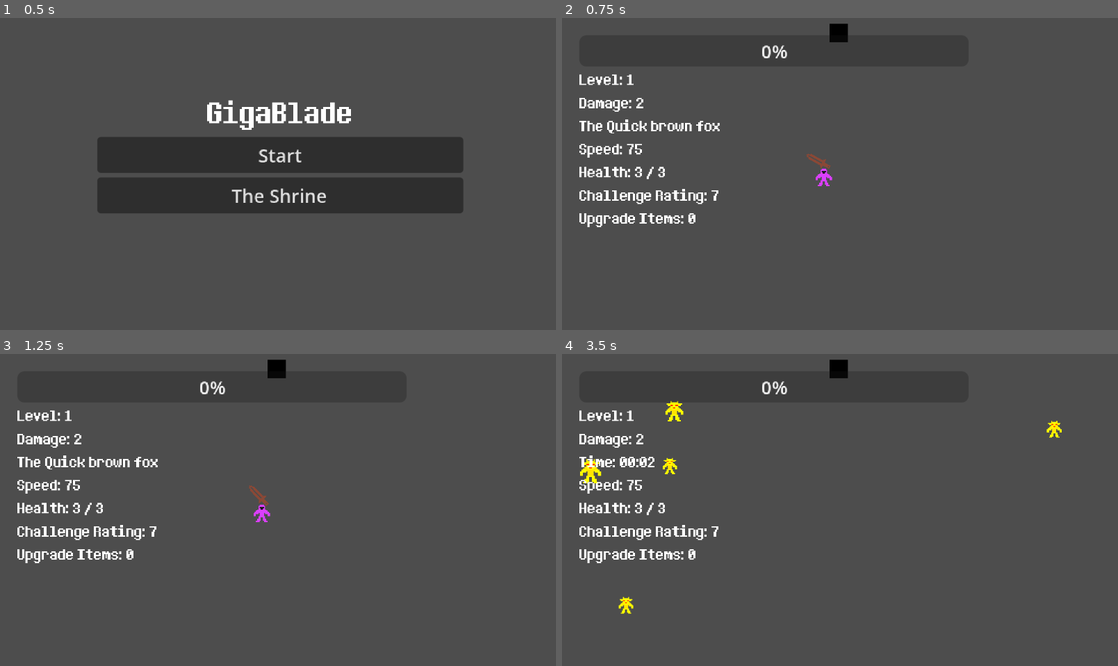
Above: before the commit, frames 1-4 (two rows, left to right).
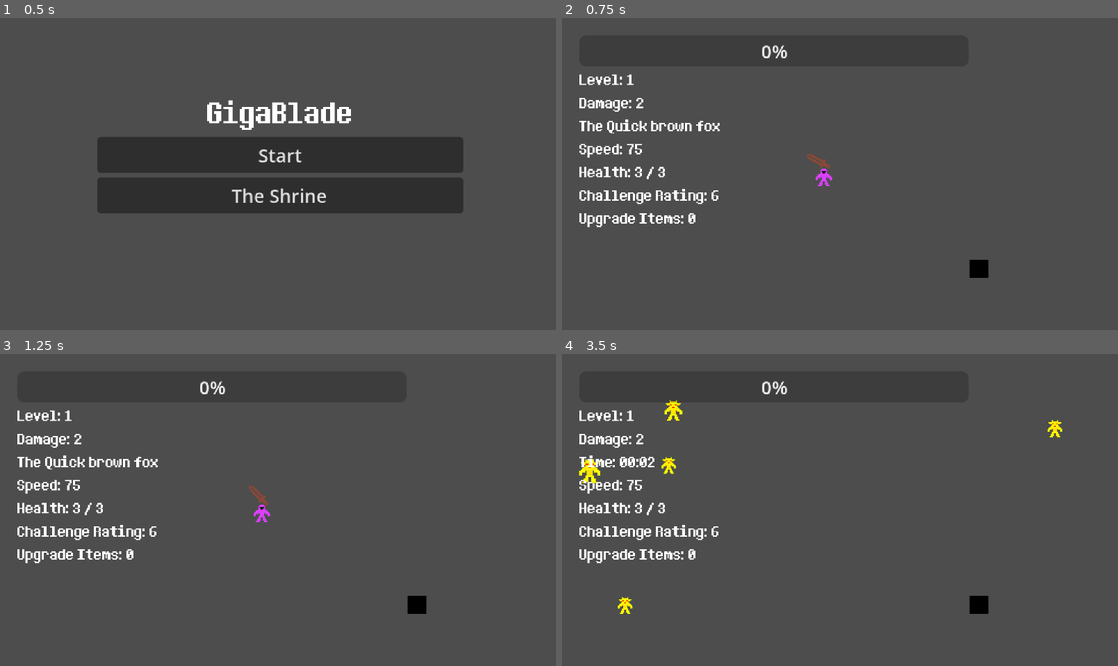
Above: after the commit, the same moments.

Repository: elygreen/GigaBlade
Game: Godot game, scene res://Main_Scenes/root_node.tscn
Same seed, same stepped clock (60 frames per second), same inputs: the game is played once before the commit and once after it.
Inputs (mouse positions are in pixels of both pictures, inside the frame that each line leads up to):
- Up to frame 1 (0.5 s): no input
- Up to frame 2 (0.75 s): click "Start" at 0.5 s
- Up to frame 3 (1.25 s): no input
- Up to frame 4 (3.5 s): tap Enter at 1.25 s; move the mouse to (962, 494) at 1.27 s; press the mouse at (962, 494) at 1.28 s; hold Right (ui_right) 1.28-2.03 s; move the mouse to (728, 525) at 2.02 s; release the mouse at (728, 525) at 2.03 s; hold Down (ui_down) 2.03-2.78 s; right-click (728, 525) at 2.1 s; move the mouse to (895, 441) at 2.77 s; press the mouse at (895, 441) at 2.78 s; hold Right (ui_right) from 2.78 s (still down)

Frame 1 is identical in both runs. In frame 2, 0.4% of the frame differs, in the area x 26-77%, y 1-84%; in frame 3, 0.4%; in frame 4, 0.8%, in the area x 3-90%, y 1-84%.

Commit message:
Fixed door to leave

Diff:
--- a/GameScreen/Spawn_Manager/spawn_manager.gd
+++ b/GameScreen/Spawn_Manager/spawn_manager.gd
@@ -40,4 +40,4 @@
 
 	new_enemy.player = self.player
 	new_enemy.xp_orb_container = self.xp_orb_container
-	enemy_container.add_child(new_enemy)
+	enemy_container.call_deferred("add_child", new_enemy)
--- a/GameScreen/exit_door.tscn
+++ b/GameScreen/exit_door.tscn
@@ -4,7 +4,7 @@
 [ext_resource type="Script" uid="uid://dd8svfbh6os4n" path="res://Scripts/exit_door.gd" id="1_hmrco"]
 
 [sub_resource type="RectangleShape2D" id="RectangleShape2D_wj4v1"]
-size = Vector2(32, 32)
+size = Vector2(50, 50)
 
 [node name="Exit_Door" type="Node2D"]
 script = ExtResource("1_hmrco")
--- a/GameScreen/game_screen.tscn
+++ b/GameScreen/game_screen.tscn
@@ -21,7 +21,7 @@
 position = Vector2(226, 138)
 
 [node name="Exit_Door" parent="." instance=ExtResource("8_thcdu")]
-position = Vector2(239, 13)
+position = Vector2(360, 217)
 
 [node name="Camera2D" type="Camera2D" parent="."]
 position = Vector2(240, 135)
--- a/Player/Player.tscn
+++ b/Player/Player.tscn
@@ -9,6 +9,10 @@
 
 [sub_resource type="CircleShape2D" id="CircleShape2D_tok1r"]
 radius = 36.013885
+
+[sub_resource type="CapsuleShape2D" id="CapsuleShape2D_tok1r"]
+radius = 2.0
+height = 10.0
 
 [node name="Player" type="CharacterBody2D" groups=["player"]]
 script = ExtResource("1_kpjcp")
@@ -41,6 +45,11 @@
 [node name="CollisionShape2D" type="CollisionShape2D" parent="Pickup_Area"]
 shape = SubResource("CircleShape2D_tok1r")
 
+[node name="CollisionShape2D" type="CollisionShape2D" parent="."]
+position = Vector2(0, 6)
+rotation = 1.5707964
+shape = SubResource("CapsuleShape2D_tok1r")
+
 [connection signal="area_entered" from="Hurtbox" to="." method="_on_hurtbox_area_entered"]
 [connection signal="timeout" from="Attack_Timer" to="." method="_on_attack_timer_timeout"]
 [connection signal="timeout" from="Dash_Timer" to="." method="_on_dash_timer_timeout"]
--- a/Scripts/exit_door.gd
+++ b/Scripts/exit_door.gd
@@ -8,21 +8,18 @@
 
 
 func _ready():
-	print("im here")
-	#global_position = get_tree().get_first_node_in_group("player").global_position
-	print(global_position)
 	lock_door()
 
 func lock_door():
 	is_locked = true
-	collision_shape.set_deferred("disabled", true)
 
 func unlock_door():
 	is_locked = false
-	collision_shape.set_deferred("disabled", false)
+	print("door unlocked")
 
 
 func _on_area_2d_body_entered(body: Node2D) -> void:
-	if not is_locked and body.is_in_group("player"):
-		emit_signal("player_entered_exit")
-		lock_door()
+	if !is_locked:
+		if body.is_in_group("player"):
+			emit_signal("player_entered_exit")
+			lock_door()
--- a/Scripts/game_screen.gd
+++ b/Scripts/game_screen.gd
@@ -14,6 +14,7 @@
 
 var current_run_time: int = 0
 var difficulty_score = 1
+var difficulty_adder = 5
 var current_room = 1
 
 func _ready() -> void:
@@ -37,11 +38,12 @@
 
 func _process(delta: float) -> void:
 	if exit_door.is_locked and enemy_container.get_child_count() == 0:
+		print("all enemies killed, unlocking door")
 		exit_door.unlock_door()
 
 func start_new_room():
 	exit_door.lock_door()
-	difficulty_score = (current_run_time / 2) + (player.current_level * level_weight) + (current_room * 5)
+	difficulty_score += difficulty_adder
 	hud.set_score(int(difficulty_score))
 	spawn_manager.spawn_wave(difficulty_score)
 
@@ -55,7 +57,7 @@
 func start_boss_room():
 	exit_door.lock_door()
 	exit_door.hide()
-	difficulty_score = (current_run_time / 2) + (player.current_level * level_weight) + (current_room * 5)
+	difficulty_score += difficulty_adder
 	if spawn_manager.has_method("spawn_boss"):
 		spawn_manager.spawn_boss(difficulty_score)
 	else:
Not shown: 1 places in Player/Player.tscn that only renumber resources
